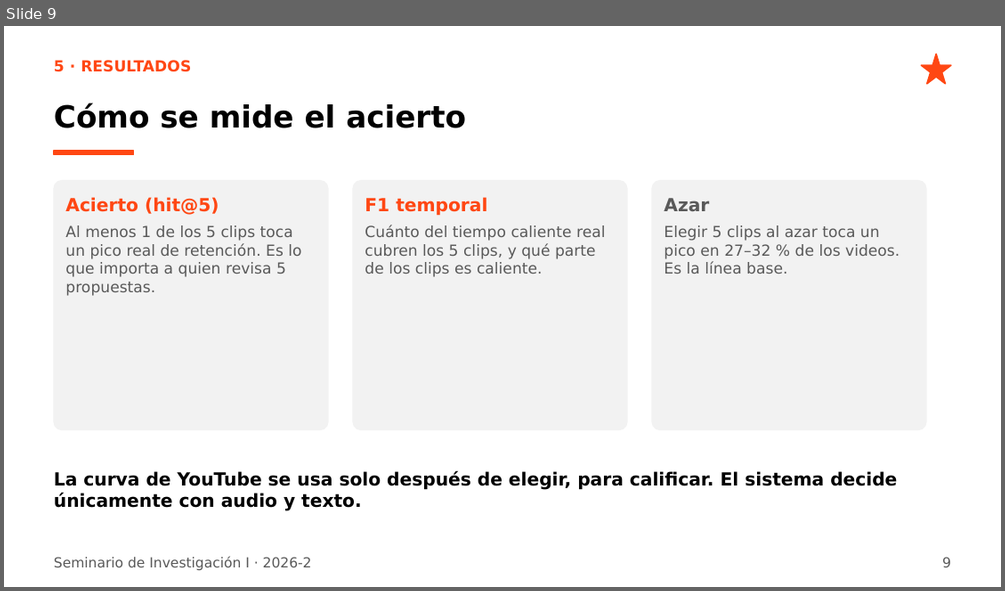
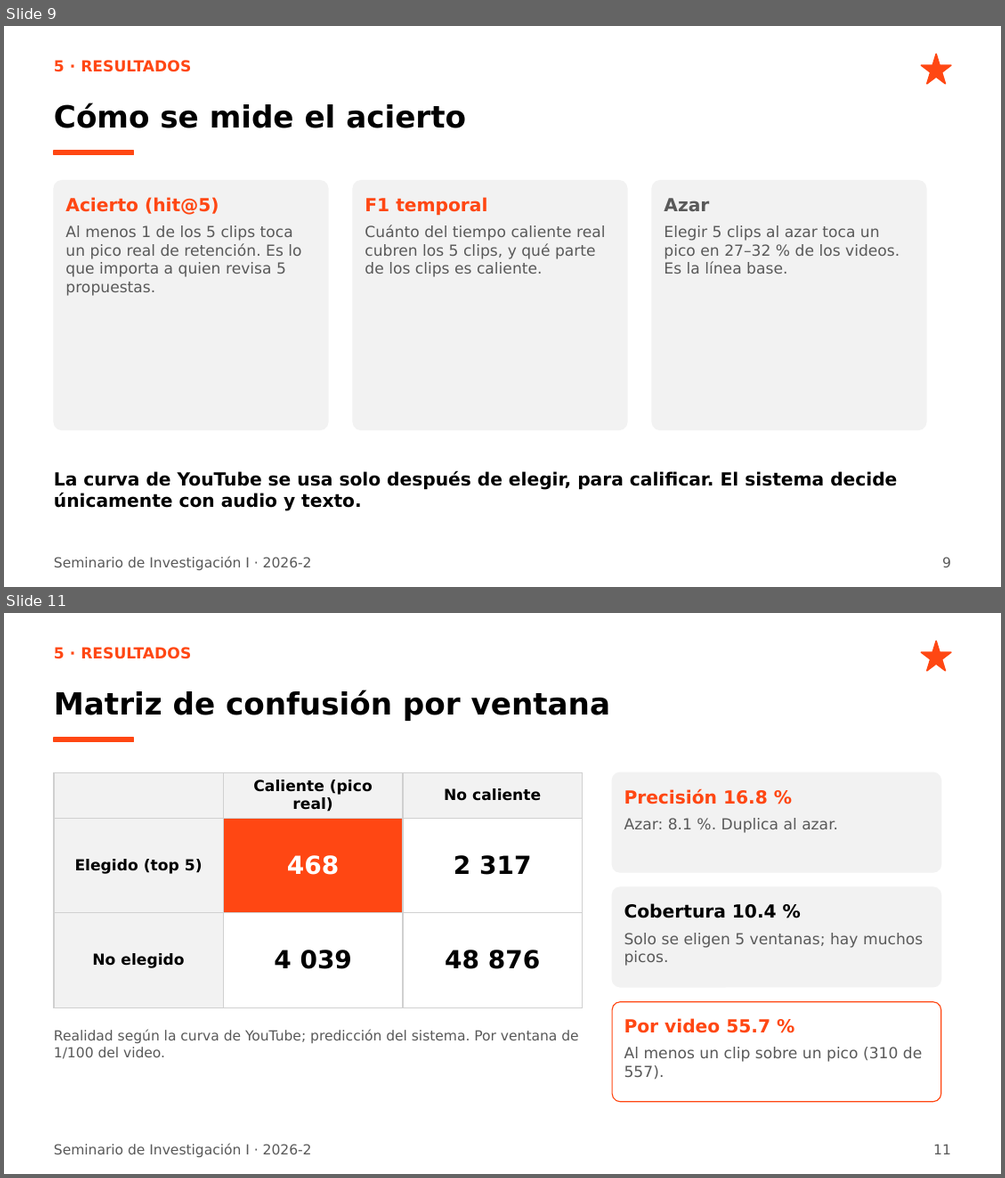
Before and after one commit to josefrancisco1234/tesis-generador-clips, a slide deck: resultados/Avance_Pipeline_y_Resultados.pptx. Shown one above the other, each under a label of ours: slide 9 before the commit, slides 9 and 11 after it; the slides between them are not shown. The pictures are 1005x591 and 1005x1178 pixels, drawn with LibreOffice and Linux fonts; fonts in the diff are those of the drawing. Boxes give left, top, right and bottom in pixels: in the first picture for what was removed or moved away, otherwise in the second. Text is boxed around its words. In the diff, an @@ line names an element or a change of style, - is before the commit and + after.

```diff
--- a/resultados/Avance_Pipeline_y_Resultados.pptx
+++ b/resultados/Avance_Pipeline_y_Resultados.pptx
@@ slide 11 added at (x1=4, y1=613, x2=1001, y2=1174), background #FFFFFF @@
@@ text added at (x1=54, y1=647, x2=191, y2=659), 11 pt, text #FF4713, bold @@
+5 · RESULTADOS
@@ star added at (x1=921, y1=641, x2=951, y2=671), fill #FF4713, outline #FF4713 1 pt @@
@@ text added at (x1=54, y1=690, x2=610, y2=721), 22 pt, text #000000, bold @@
+Matriz de confusión por ventana
@@ rectangle added at (x1=54, y1=738, x2=134, y2=741), fill #FF4713, outline #FF4713 1 pt @@
@@ table added at (x1=54, y1=772, x2=582, y2=973), 3 rows, 3 columns @@
+ | Caliente (pico real) | No caliente
+Elegido (top 5) | 468 | 2 317
+No elegido | 4 039 | 48 876
@@ rounded rectangle added at (x1=612, y1=772, x2=941, y2=872), fill #F2F2F2, outline #F2F2F2 0.75 pt @@
@@ text added at (x1=624, y1=788, x2=768, y2=804), 13 pt, text #FF4713, bold @@
+Precisión 16.8 %
@@ text added at (x1=624, y1=818, x2=838, y2=833), 11 pt, text #595959 @@
+Azar: 8.1 %. Duplica al azar.
@@ rounded rectangle added at (x1=612, y1=887, x2=941, y2=987), fill #F2F2F2, outline #F2F2F2 0.75 pt @@
@@ text added at (x1=624, y1=903, x2=777, y2=918), 13 pt, text #000000, bold @@
+Cobertura 10.4 %
@@ text added at (x1=624, y1=933, x2=922, y2=965), 11 pt, text #595959 @@
+Solo se eligen 5 ventanas; hay muchos picos.
@@ rounded rectangle added at (x1=612, y1=1002, x2=941, y2=1102), fill #FFFFFF, outline #FF4713 0.75 pt @@
@@ text added at (x1=54, y1=1029, x2=578, y2=1059), 10 pt, text #595959 @@
+Realidad según la curva de YouTube; predicción del sistema. Por ventana de 1/100 del video.
@@ text added at (x1=624, y1=1018, x2=770, y2=1033), 13 pt, text #FF4713, bold @@
+Por video 55.7 %
@@ text added at (x1=624, y1=1046, x2=922, y2=1079), 11 pt, text #595959 @@
+Al menos un clip sobre un pico (310 de 557).
@@ text added at (x1=54, y1=1143, x2=312, y2=1157), 10 pt, text #595959 @@
+Seminario de Investigación I · 2026-2
@@ text added at (x1=933, y1=1143, x2=951, y2=1154), 10 pt, text #595959 @@
+11
```
Also in this commit, not shown: 6 slides changed, 6 other files.
